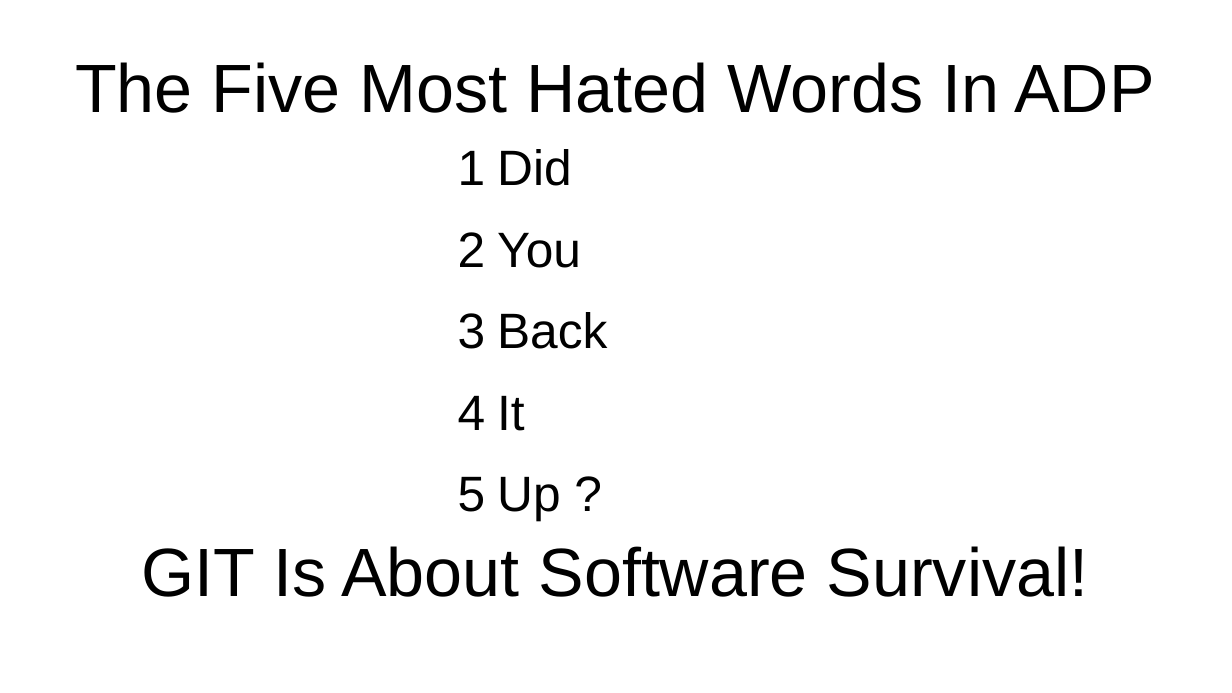
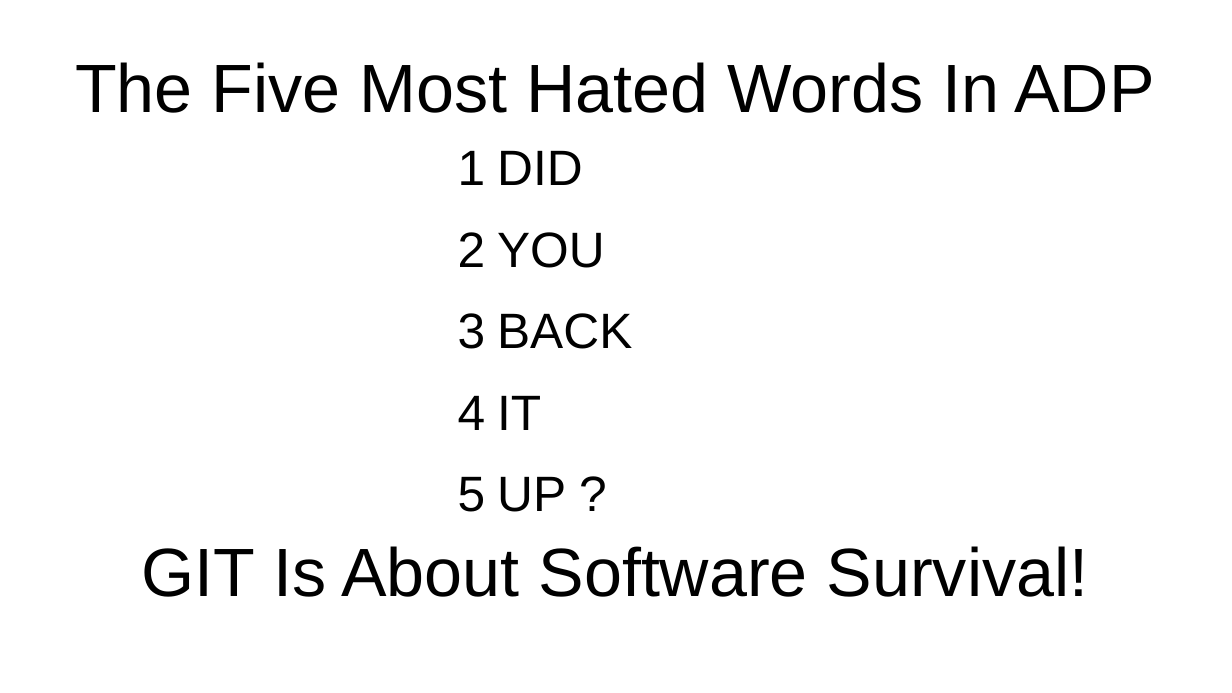
Before and after one commit to flintiii/TenStatementGit, a slide deck: slide 6 of vm_workshop_presentation.odp. Drawn at 1232x693 pixels with LibreOffice and Linux fonts; fonts in the diff are those of the drawing. Boxes give left, top, right and bottom in pixels: in the first picture for what was removed or moved away, otherwise in the second. Text is boxed around its words. In the diff, an @@ line names an element or a change of style, - is before the commit and + after.

Commit message:
complete presentation V 0.01

```diff
--- a/vm_workshop_presentation.odp
+++ b/vm_workshop_presentation.odp
@@ text at (497, 150, 632, 512): text changed @@
-1 Did
-2 You
-3 Back
-4 It
-5 Up ?
+1 DID
+2 YOU
+3 BACK
+4 IT
+5 UP ?
```
Also in this commit, not shown: 2 slides added, 1 slide removed.
